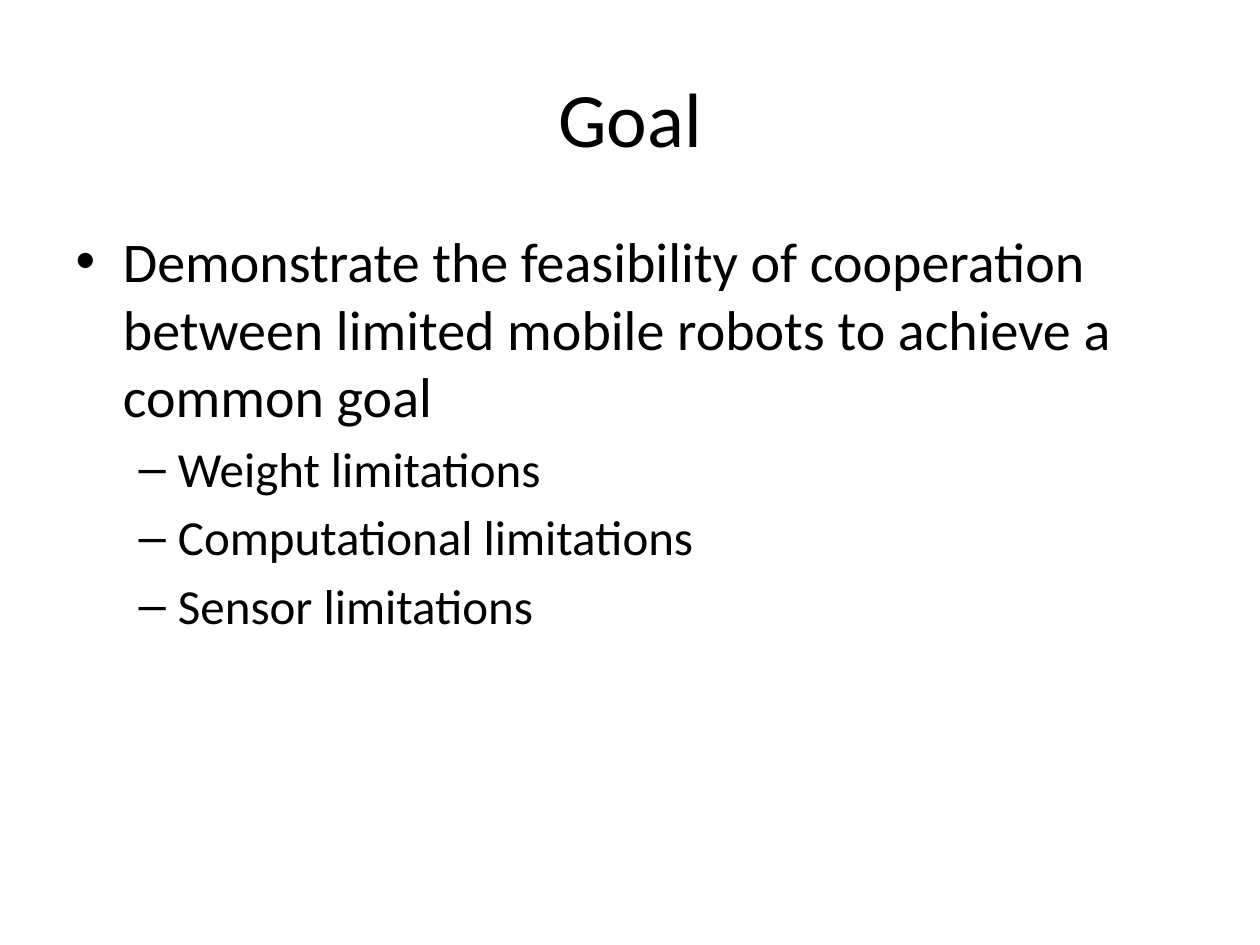
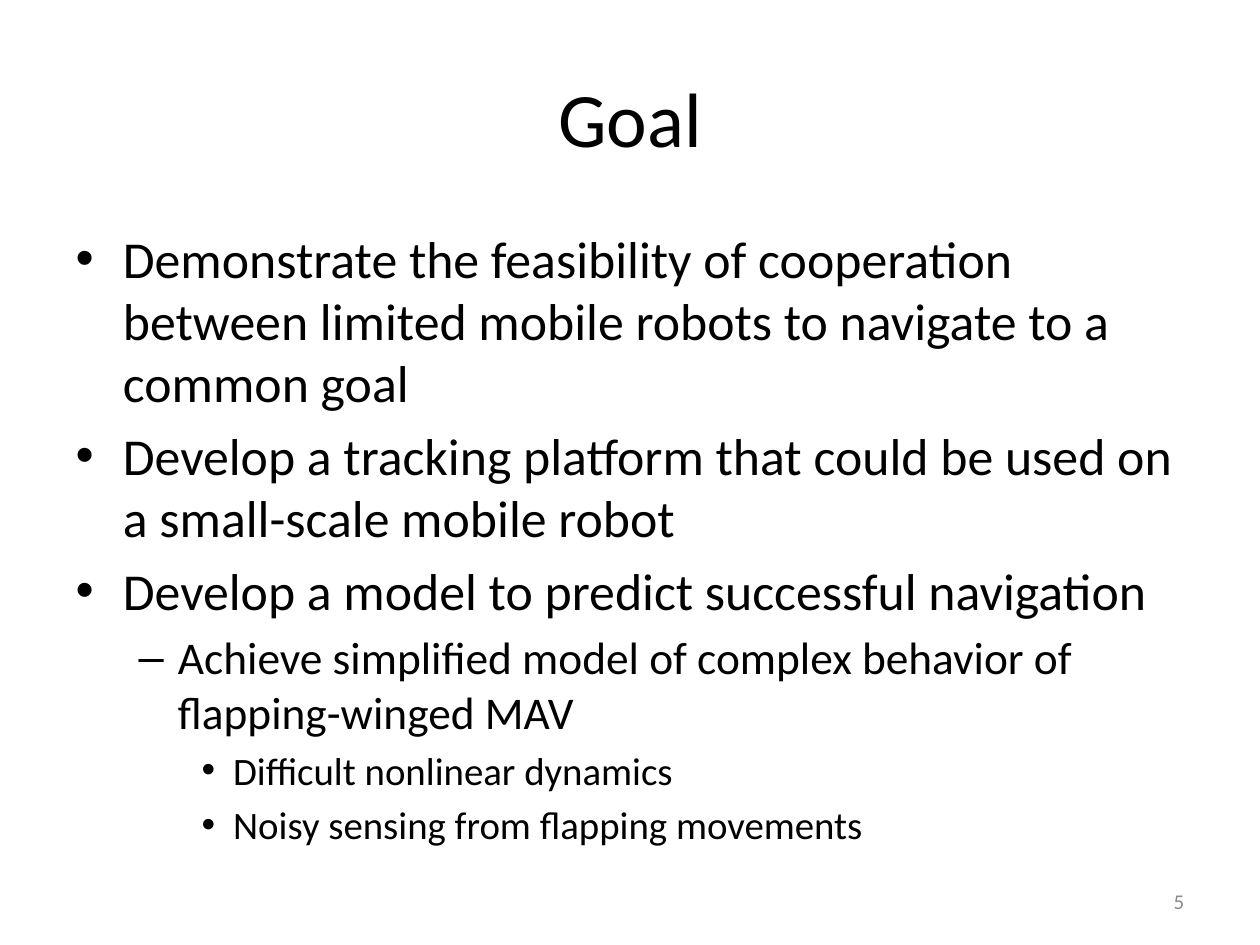
Before and after one commit to ryanjulian/manuscript-aamas2013, a slide deck: slide 5 of presentation/AAMAS_2013.pptx. Drawn at 1260x945 pixels with LibreOffice and Linux fonts; fonts in the diff are those of the drawing. Boxes give left, top, right and bottom in pixels: in the first picture for what was removed or moved away, otherwise in the second. Text is boxed around its words. In the diff, an @@ line names an element or a change of style, - is before the commit and + after.

Commit message:
presentation update

```diff
--- a/presentation/AAMAS_2013.pptx
+++ b/presentation/AAMAS_2013.pptx
@@ text at box(123, 242, 1172, 846): text changed; size 32 to 29.6 pt @@
-• Demonstrate the feasibility of cooperation between limited mobile robots to achieve a common goal
-  – Weight limitations
-  – Computational limitations
-  – Sensor limitations
+• Demonstrate the feasibility of cooperation between limited mobile robots to navigate to a common goal
+• Develop a tracking platform that could be used on a small-scale mobile robot
+• Develop a model to predict successful navigation
+  – Achieve simplified model of complex behavior of flapping-winged MAV
+    • Difficult nonlinear dynamics
+    • Noisy sensing from flapping movements
@@ page number added at box(1174, 895, 1185, 909), 12 pt, text #8C8C8C @@
+5
```
Also in this commit, not shown: 20 other slides changed, 2 slides added, 2 slides removed, 1 other file.
